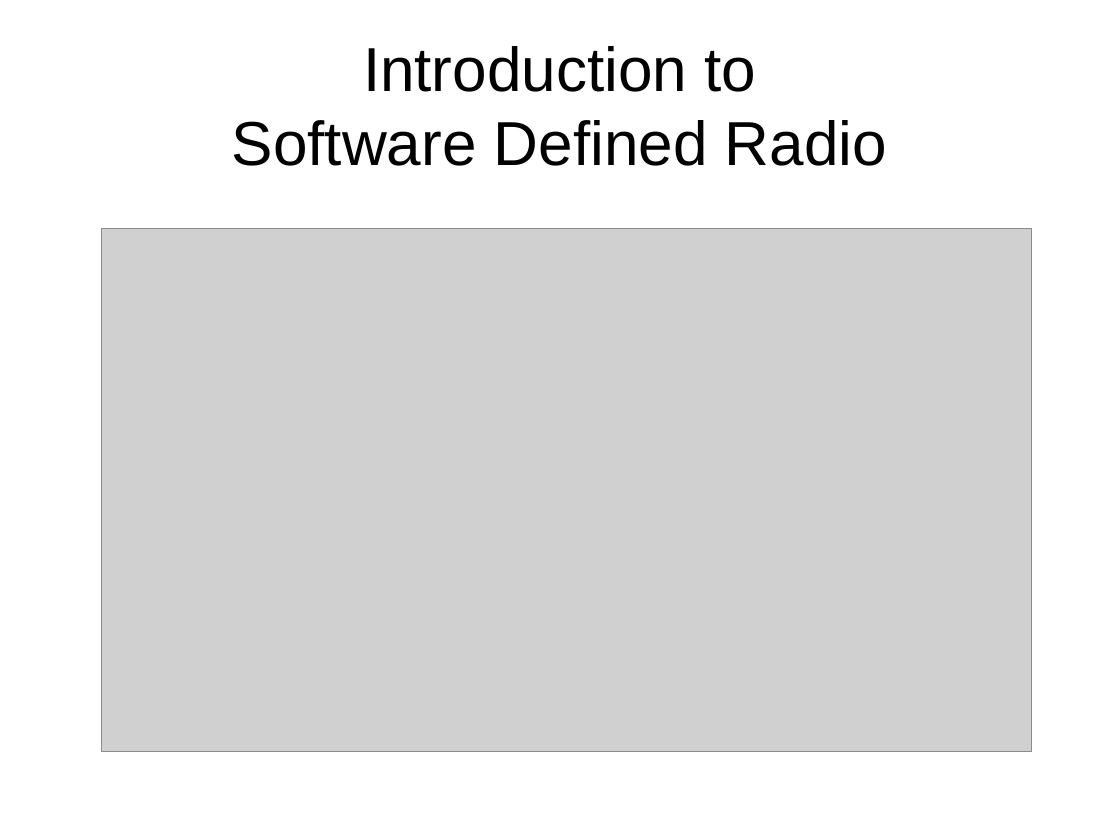
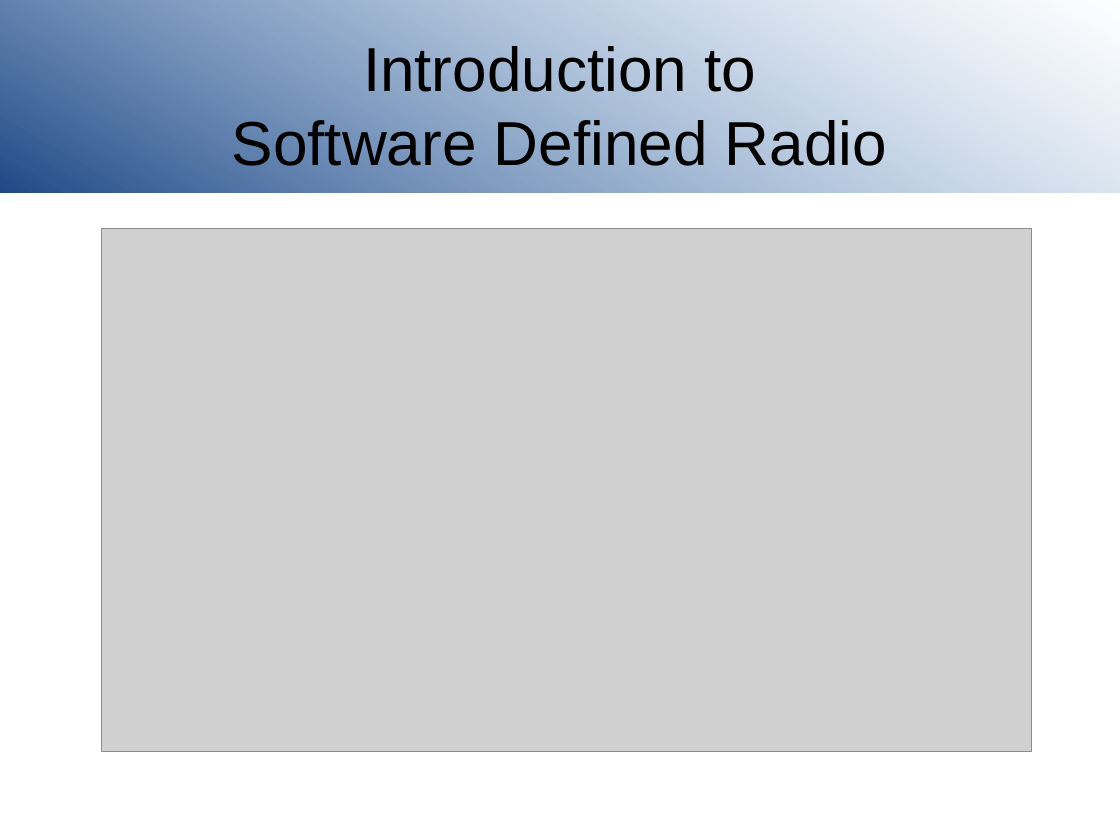
Before and after one commit to joeblankenship1/SDR, a slide deck: slide 1 of SDRclassPresentation.odp. Drawn at 1120x840 pixels with LibreOffice and Linux fonts; fonts in the diff are those of the drawing; grey boxes stand for pictures; background and template pictures are left out. Boxes give left, top, right and bottom in pixels: in the first picture for what was removed or moved away, otherwise in the second. Text is boxed around its words. In the diff, an @@ line names an element or a change of style, - is before the commit and + after.

```diff
--- a/SDRclassPresentation.odp
+++ b/SDRclassPresentation.odp
@@ rectangle added at <box>0,0,1120,193</box>, fill gradient #204A87 to #729FCF @@
```
Also in this commit, not shown: 13 other slides changed.
